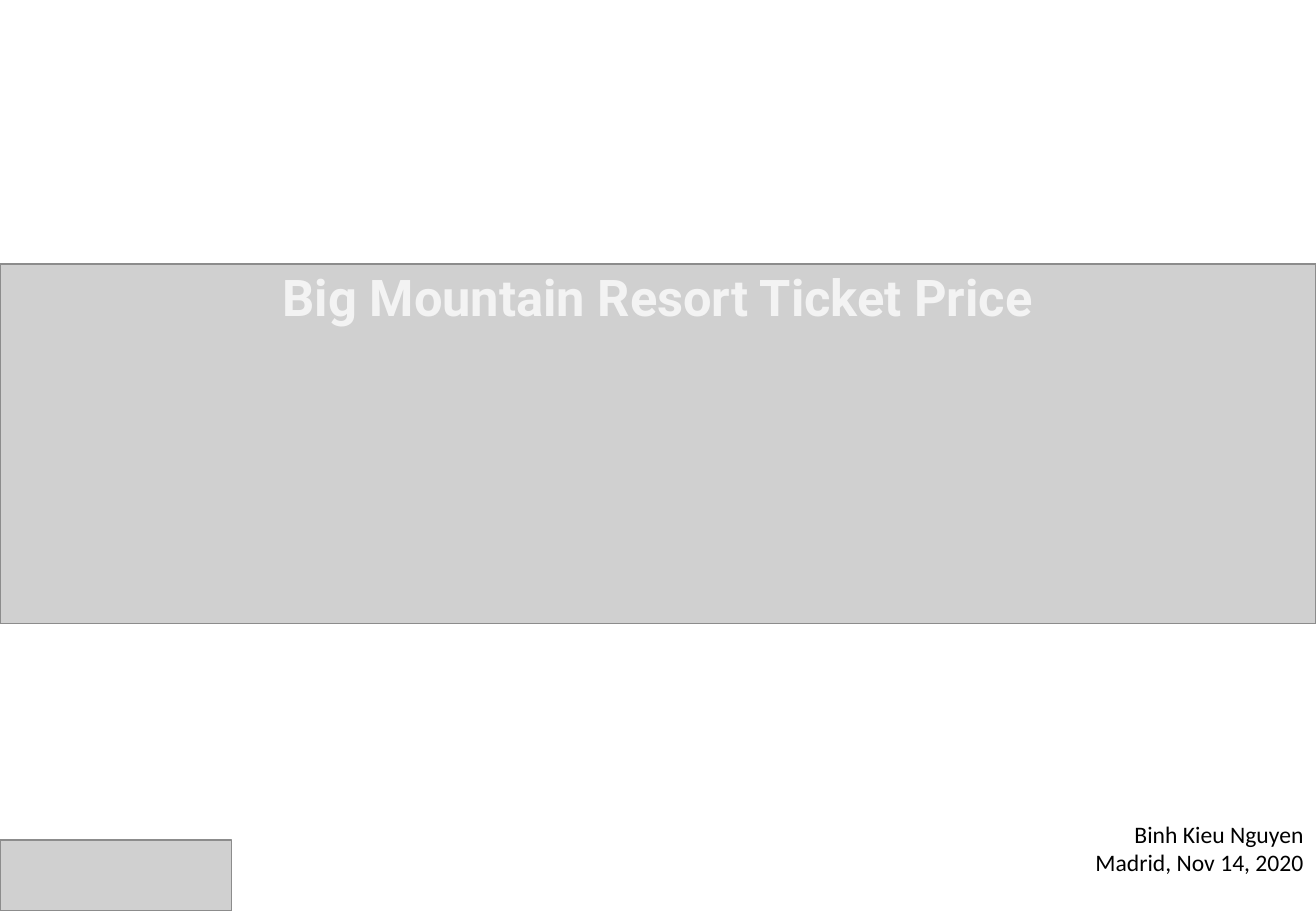
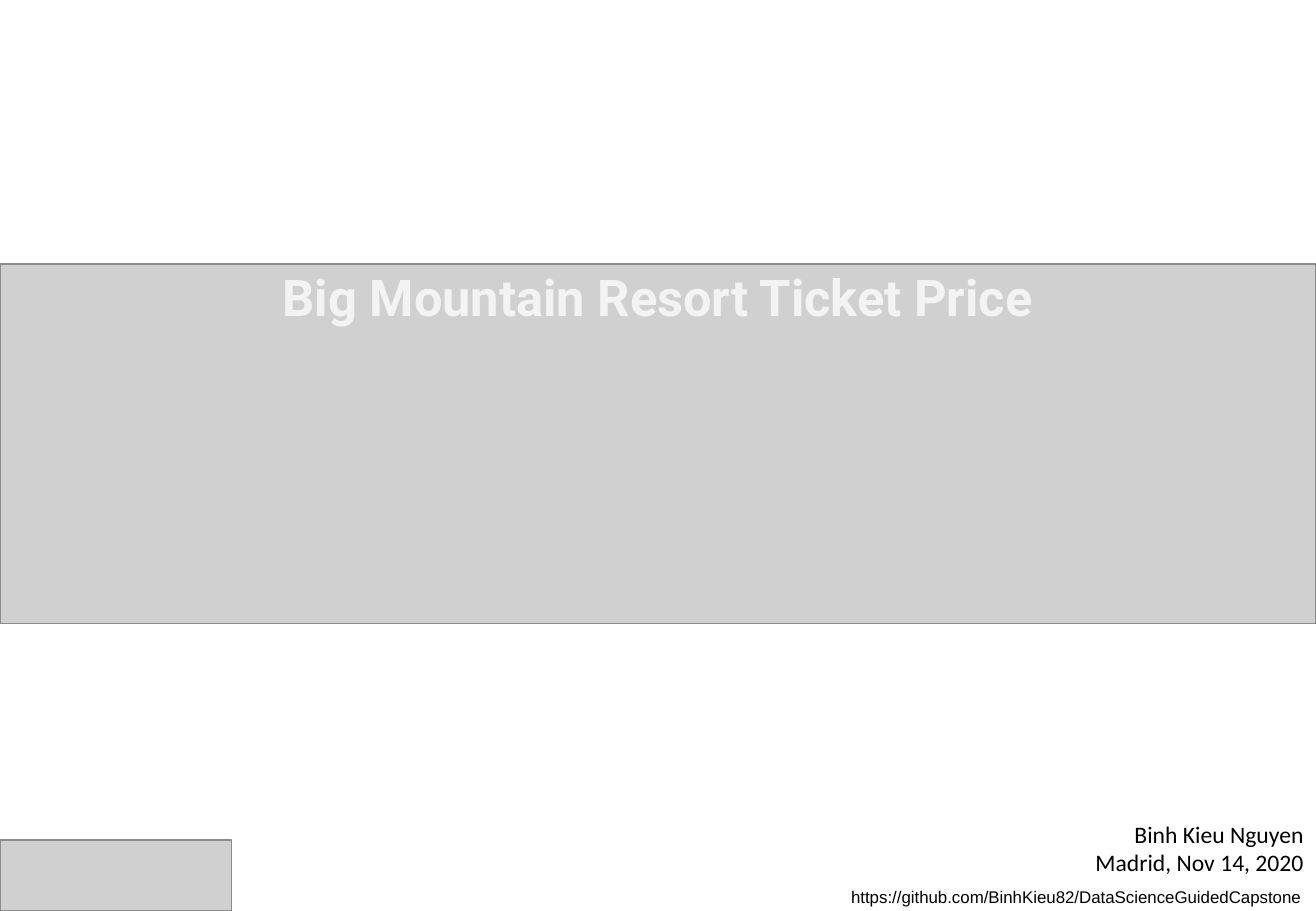
Before and after one commit to BinhKieu82/DataScienceGuidedCapstone, a slide deck: slide 1 of Guided Capstone Project.pptx. Drawn at 1316x911 pixels with LibreOffice and Linux fonts; fonts in the diff are those of the drawing; grey boxes stand for pictures. Boxes give left, top, right and bottom in pixels: in the first picture for what was removed or moved away, otherwise in the second. Text is boxed around its words. In the diff, an @@ line names an element or a change of style, - is before the commit and + after.

Commit message:
update guided capstone project

```diff
--- a/Guided Capstone Project.pptx
+++ b/Guided Capstone Project.pptx
@@ text added at (851, 890, 1301, 907), 10 pt, text #000000 @@
+https://github.com/BinhKieu82/DataScienceGuidedCapstone
```
Also in this commit, not shown: 5 other slides changed, 1 slide added, 1 other file.
